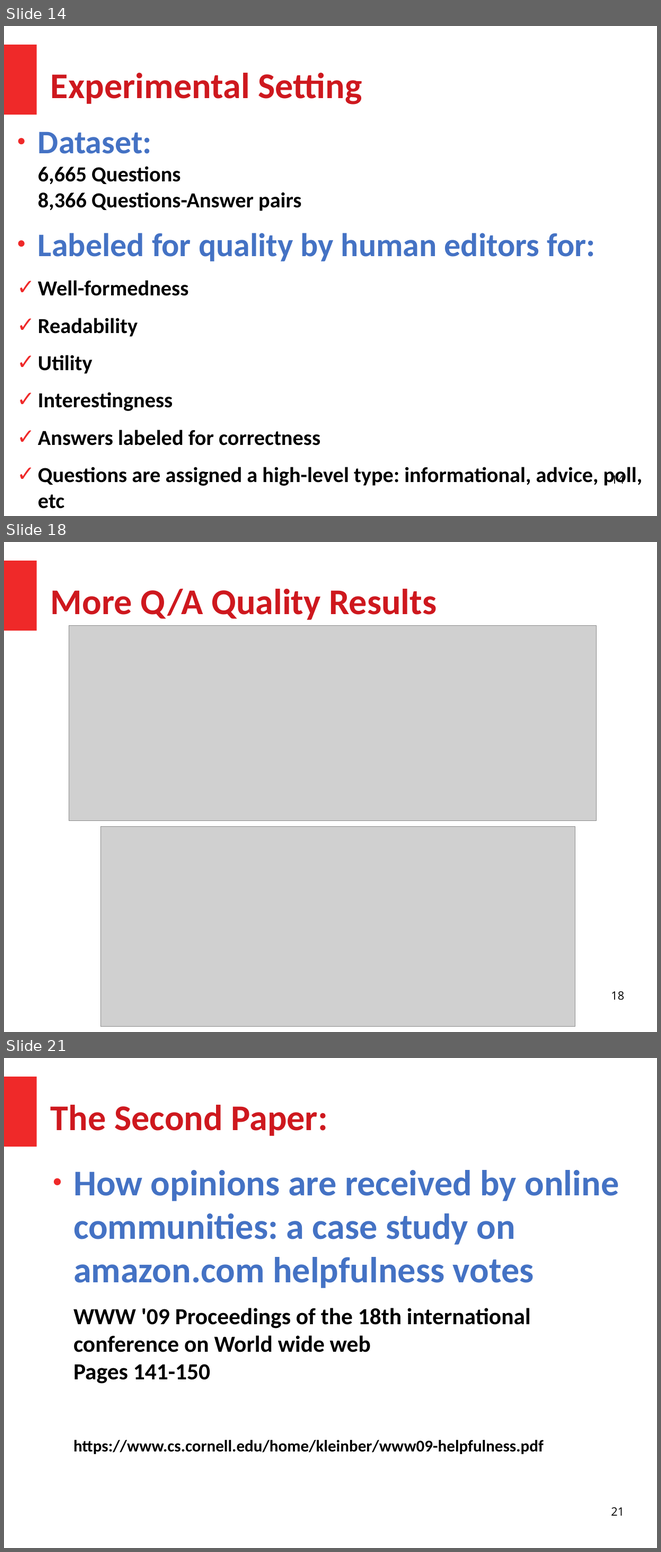
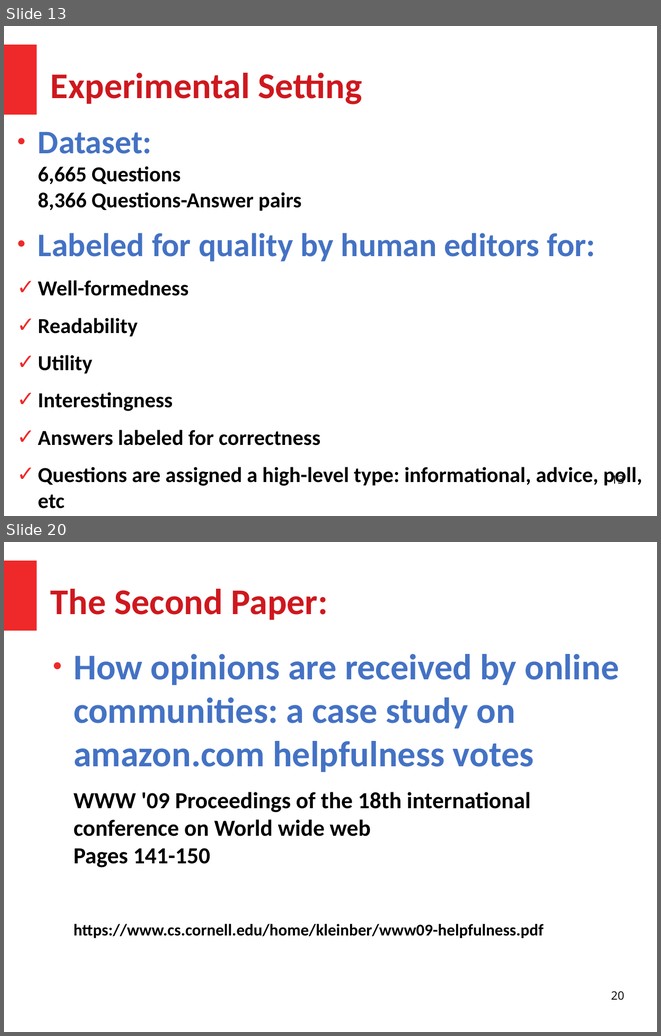
Before and after one commit to HussamHallak/cs834-f17, a slide deck: assignments/P5/P5.odp. Shown one above the other, each under a label of ours: slides 14, 18 and 21 before the commit, slides 13 and 20 after it; the slides between them are not shown. The pictures are 661x1552 and 661x1036 pixels, drawn with LibreOffice and Linux fonts; fonts in the diff are those of the drawing; grey boxes stand for pictures. Boxes give left, top, right and bottom in pixels: in the first picture for what was removed or moved away, otherwise in the second. Text is boxed around its words. In the diff, an @@ line names an element or a change of style, - is before the commit and + after.

```diff
--- a/assignments/P5/P5.odp
+++ b/assignments/P5/P5.odp
@@ slide 18 removed at [4,542,657,1032], background #FFFFFF; not listed: 1 template element that a slide beside it also shows @@
@@ title removed at [51,589,436,620] @@
-More Q/A Quality Results
@@ picture removed at [69,626,597,820] @@
@@ picture removed at [100,827,575,1026] @@
@@ page number removed at [611,991,624,1000] @@
-18
@@ what was slide 14 is now slide 13 @@
@@ page number at [611,473,624,487]: text changed @@
-14
+13
@@ what was slide 21 is now slide 20 @@
@@ page number at [611,991,624,1000]: text changed @@
-21
+20
```
Also in this commit, not shown: 17 slides changed, 3 slides added, 3 other slides removed, 1 other file.
